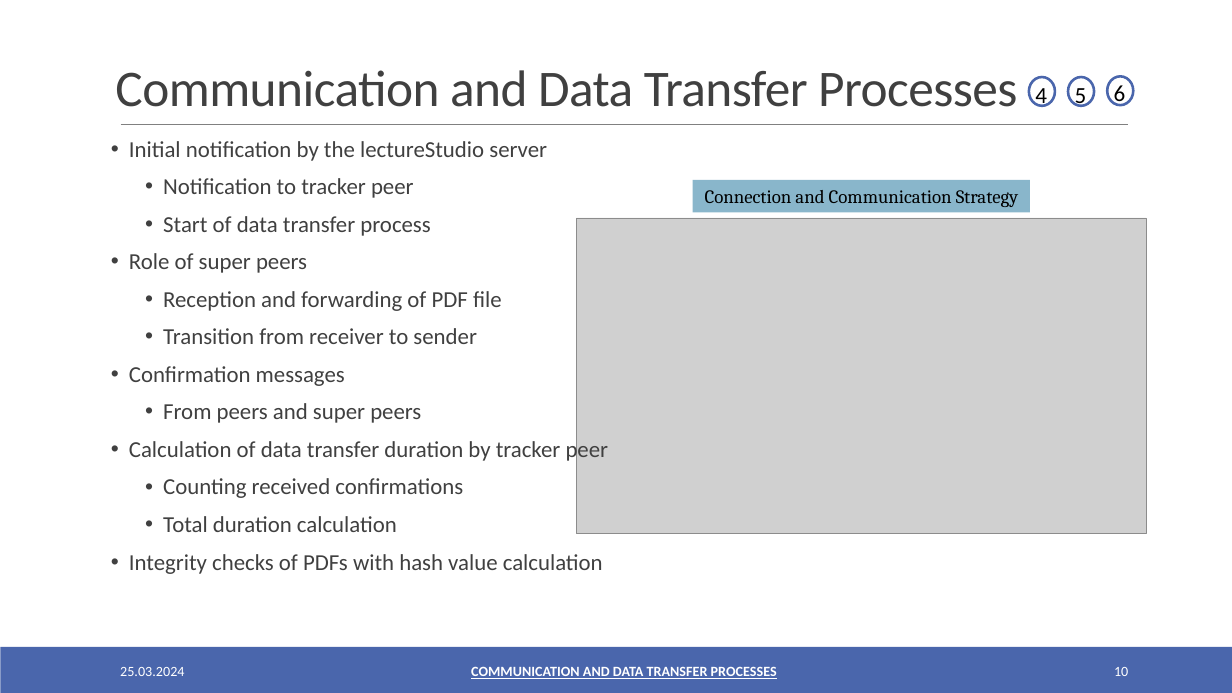
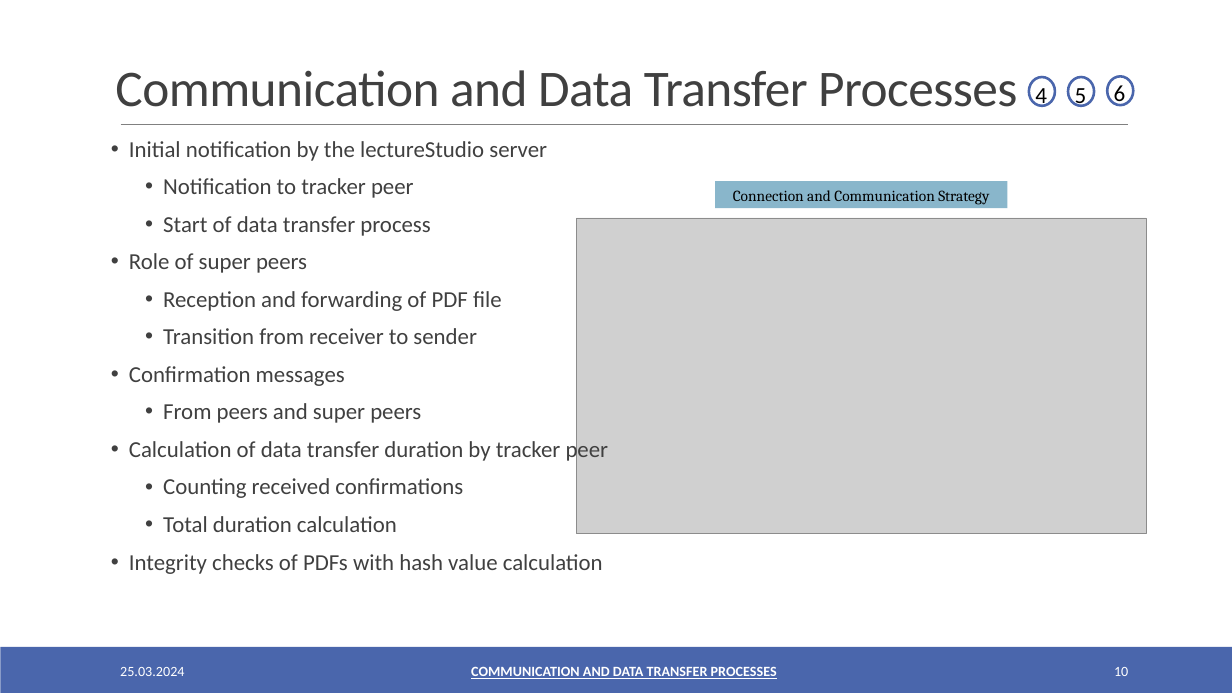
Before and after one commit to oezcankaraca/abschlussvortrag, a slide deck: slide 10 of Abschlussvortrag.pptx. Drawn at 1232x693 pixels with LibreOffice and Linux fonts; fonts in the diff are those of the drawing; grey boxes stand for pictures. Boxes give left, top, right and bottom in pixels: in the first picture for what was removed or moved away, otherwise in the second. Text is boxed around its words. In the diff, an @@ line names an element or a change of style, - is before the commit and + after.

```diff
--- a/Abschlussvortrag.pptx
+++ b/Abschlussvortrag.pptx
@@ rectangle "Connection and Communication Strategy": place and size @@
-rectangle "Connection and Communication Strategy" at bbox=[693, 180, 1031, 213]
+rectangle "Connection and Communication Strategy" at bbox=[715, 181, 1007, 208]
@@ rectangle "Connection and Communication Strategy" at bbox=[715, 181, 1007, 208]: size 14.7 to 12 pt @@
```
Also in this commit, not shown: 3 other slides changed, 2 other files.
